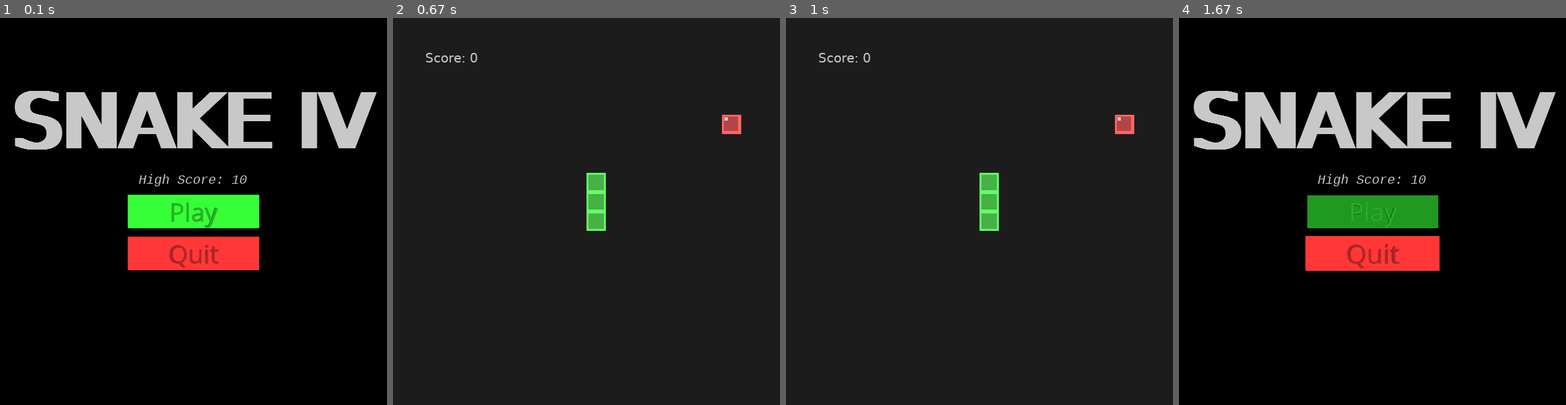
Above: before the commit, frames 1-4 (left to right).
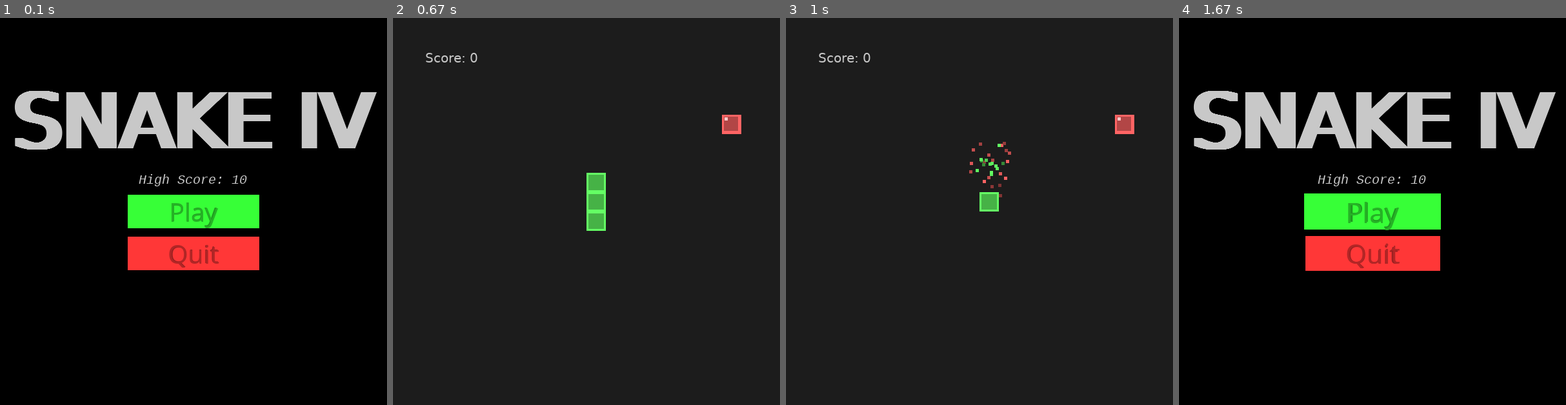
Above: after the commit, the same moments.

Repository: PerronBr826/pygame-snake-getit
Game: pygame game, started from main.py
Two runs of this game, one before a commit and one after it. Both use one fixed random seed, a clock stepped at 60 frames per second and the inputs below.
Inputs (mouse positions are in pixels of both pictures, inside the frame that each line leads up to):
- Up to frame 1 (0.1 s): no input
- Up to frame 2 (0.67 s): click (586, 211) at 0.38 s
- Up to frame 3 (1 s): tap S at 0.67 s
- Up to frame 4 (1.67 s): tap Esc at 1 s; click (1252, 304) at 1.38 s

Frames 1-2 are identical in both runs. In frame 3, 0.7% of the frame differs, in the area x 47-59%, y 32-55%; in frame 4, 3.2%, in the area x 32-68%, y 45-66%.

Commit message:
Update main.py

Diff:
--- a/main.py
+++ b/main.py
@@ -163,6 +163,7 @@
     screen = init_game()
     clock = pygame.time.Clock() # Initialize the clock here
     game_running = True
+    playing = True
 
     # Game Variables
     CELL_SIZE = 30
@@ -179,6 +180,7 @@
 
     def gen_particles(position, count, color):
         for i in range(count):
+            print(color)
             particle = [[position[0] + random.randint(0, CELL_SIZE), position[1] + random.randint(0, CELL_SIZE)], [random.randint(round(-particle_speed/2), round(particle_speed/2)), random.randint(particle_speed * 2, particle_speed * 4)], draw.darken_color(color, random.randint(50,100)/100), ]
             debris.append(particle)
 
@@ -225,7 +227,7 @@
             # Edit Velocity
             particle[1][1] -= particle_speed/5
 
-            draw.draw_rect(screen, RED, particle[0], CELL_SIZE/6, CELL_SIZE/6)
+            draw.draw_rect(screen, particle[2], particle[0], CELL_SIZE/6, CELL_SIZE/6)
 
         # Draw Apple
         draw.draw_rect(screen, RED, apple_position, CELL_SIZE, CELL_SIZE)
@@ -259,32 +261,48 @@
                 elif event.key == pygame.K_s or event.key == pygame.K_DOWN and direction != "Up":
                     direction = "Down"
 
-        movement = [0,0]
-        new_segment = snake_pos[0].copy()
-
-        if direction == "Up":
-            movement[1] = -CELL_SIZE
-        if direction == "Down":
-            movement[1] = CELL_SIZE
-        if direction == "Left":
-            movement[0] = -CELL_SIZE
-        if direction == "Right":
-            movement[0] = CELL_SIZE
-
-        new_segment[0] += movement[0]
-        new_segment[1] += movement[1]
-
-        if tick % 6 == 0:
-            snake_pos.insert(0, new_segment)
-            print(f"snake_len {len(snake_pos)}, score {score}")
-            if len(snake_pos) - 1 < score + 3:
-                print("add")
-            else:
-                snake_pos.pop(-1)
+        if playing == True:
+            movement = [0,0]
+            new_segment = snake_pos[0].copy()
+
+
+            if direction == "Up":
+                movement[1] = -CELL_SIZE
+            if direction == "Down":
+                movement[1] = CELL_SIZE
+            if direction == "Left":
+                movement[0] = -CELL_SIZE
+            if direction == "Right":
+                movement[0] = CELL_SIZE
+
+            new_segment[0] += movement[0]
+            new_segment[1] += movement[1]
+
+            if tick % 6 == 0:
+                snake_pos.insert(0, new_segment)
+                print(f"snake_len {len(snake_pos)}, score {score}")
+                if len(snake_pos) - 1 < score + 3:
+                    print("add")
+                else:
+                    snake_pos.pop(-1)
+
+        elif playing == False:
+            if tick % 10 == 0 and len(snake_pos) > 0:
+                lastpos = snake_pos.pop()
+                if random.randint(1,2) == 1:
+                    gen_particles(lastpos, random.randint(10,20), GREEN)
+                else:
+                    gen_particles(lastpos, random.randint(10,20), RED)
+
+                scream.play()
+
+            elif tick % 250 == 0 and len(snake_pos) == 0:
+                game_running = False
+
 
 
         # Apple Collision
-        if pygame.Rect(snake_pos[0][0], snake_pos[0][1], CELL_SIZE, CELL_SIZE).colliderect(pygame.Rect(apple_position[0], apple_position[1], CELL_SIZE, CELL_SIZE)):
+        if playing == True and pygame.Rect(snake_pos[0][0], snake_pos[0][1], CELL_SIZE, CELL_SIZE).colliderect(pygame.Rect(apple_position[0], apple_position[1], CELL_SIZE, CELL_SIZE)):
             score += 1
             gen_particles(apple_position, random.randint(10,20), RED)
             apple_position = move_apple()
@@ -292,16 +310,20 @@
 
         # Snake Collision
         segment_i = 0
-        for segment in snake_pos:
-                if segment_i > 0:
-                    if snake_pos[0][0] == segment[0] and snake_pos[0][1] == segment[1]:
-                        game_running = False
-                else:
-                    segment_i += 1
+        if playing == True:
+            for segment in snake_pos:
+                    if segment_i > 0:
+                        if snake_pos[0][0] == segment[0] and snake_pos[0][1] == segment[1]:
+                            playing = False
+                            scream.play()
+                    else:
+                        segment_i += 1
 
         # Wall Collision
-        if snake_pos[0][0] >= WINDOW_WIDTH or snake_pos[0][0] < 0 or snake_pos[0][1] >= WINDOW_HEIGHT or snake_pos[0][1] < 0:
-            game_running = False
+        if playing == True:
+            if snake_pos[0][0] >= WINDOW_WIDTH or snake_pos[0][0] < 0 or snake_pos[0][1] >= WINDOW_HEIGHT or snake_pos[0][1] < 0:
+                playing = False
+                scream.play()
 
 
         pygame.display.flip()
@@ -309,9 +331,7 @@
         clock.tick(FPS) # Use the clock to control the frame rate
 
 
-    scream.play()
     pygame.mixer.music.unload()
-    pygame.time.delay(560)
     scream.stop()
     pygame.mixer.music.load("game_weak.ogg")
     pygame.mixer.music.play(-1)
